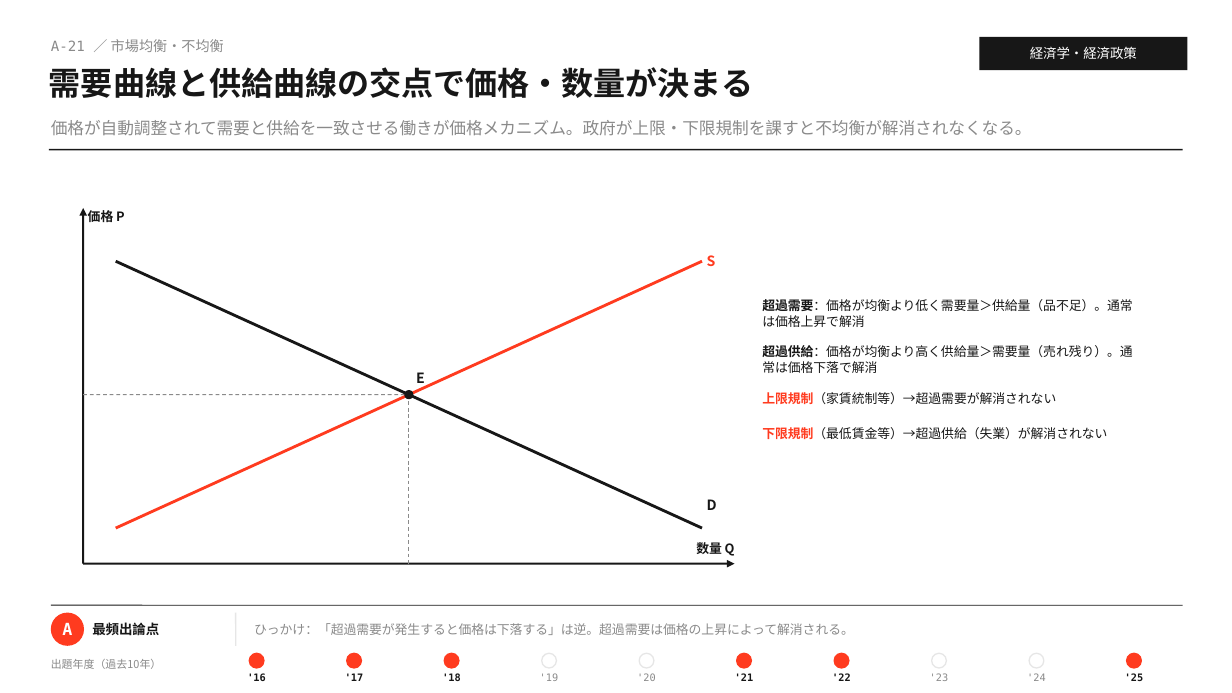
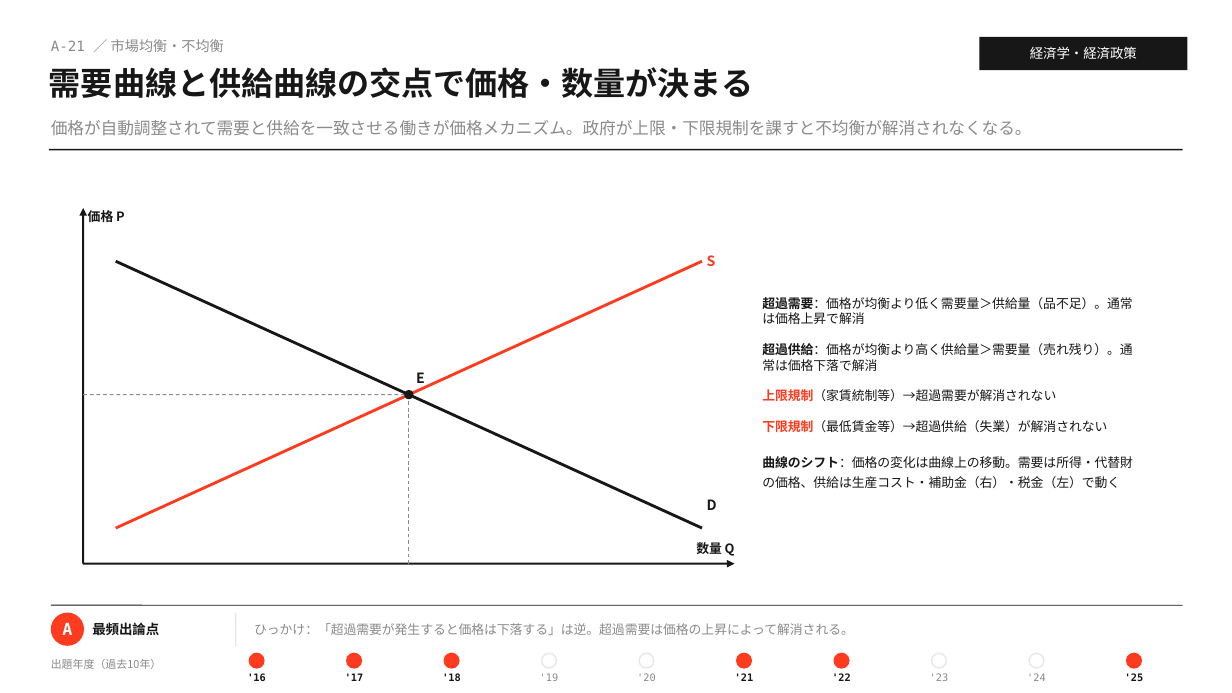
Before and after one commit to MasatoshiSano/SMEC, a slide deck: slide 33 of slides/1st_stage/A_economics.pptx. Drawn at 1232x693 pixels with LibreOffice and Linux fonts; fonts in the diff are those of the drawing. Boxes give left, top, right and bottom in pixels: in the first picture for what was removed or moved away, otherwise in the second. Text is boxed around its words. In the diff, an @@ line names an element or a change of style, - is before the commit and + after.

```diff
--- a/slides/1st_stage/A_economics.pptx
+++ b/slides/1st_stage/A_economics.pptx
@@ text at (x1=762, y1=297, x2=1133, y2=488): text changed @@
-超過需要：価格が均衡より低く需要量＞供給量（品不足）。通常は価格上昇で解消
-超過供給：価格が均衡より高く供給量＞需要量（売れ残り）。通常は価格下落で解消
-上限規制（家賃統制等）→超過需要が解消されない
-下限規制（最低賃金等）→超過供給（失業）が解消されない
+超過需要：価格が均衡より低く需要量＞供給量（品不足）。通常は価格上昇で解消
+超過供給：価格が均衡より高く供給量＞需要量（売れ残り）。通常は価格下落で解消
+上限規制（家賃統制等）→超過需要が解消されない
+下限規制（最低賃金等）→超過供給（失業）が解消されない
+曲線のシフト：価格の変化は曲線上の移動。需要は所得・代替財の価格、供給は生産コスト・補助金（右）・税金（左）で動く
```
Also in this commit, not shown: 12 other slides changed, 3 other files.
